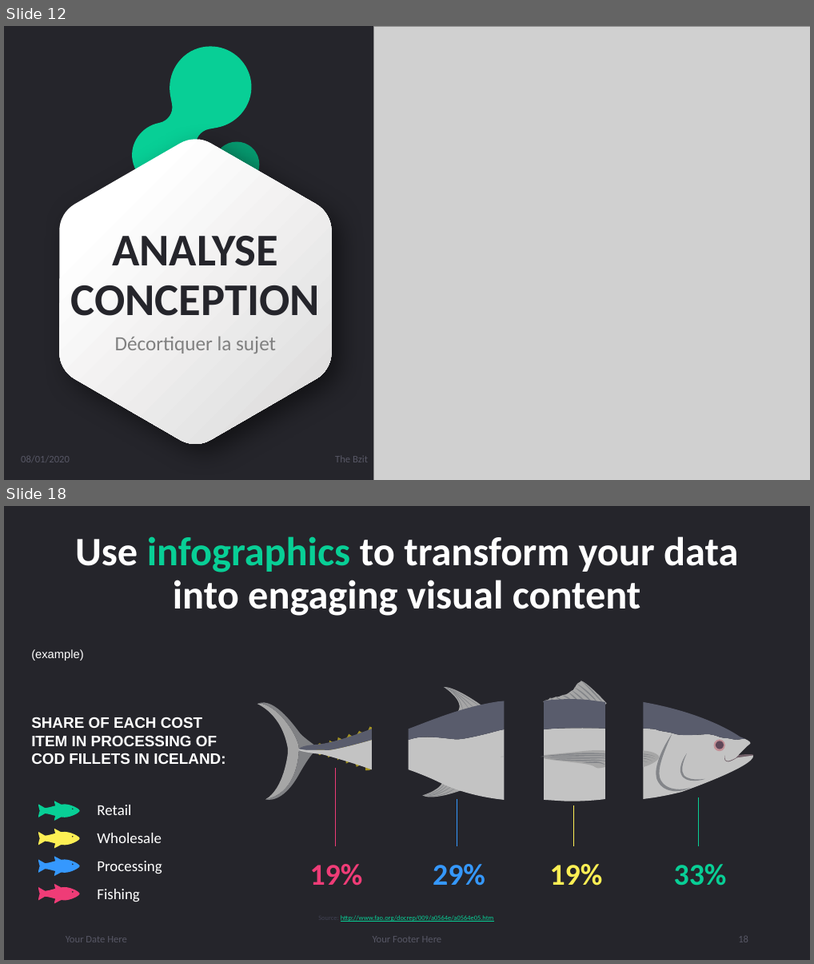
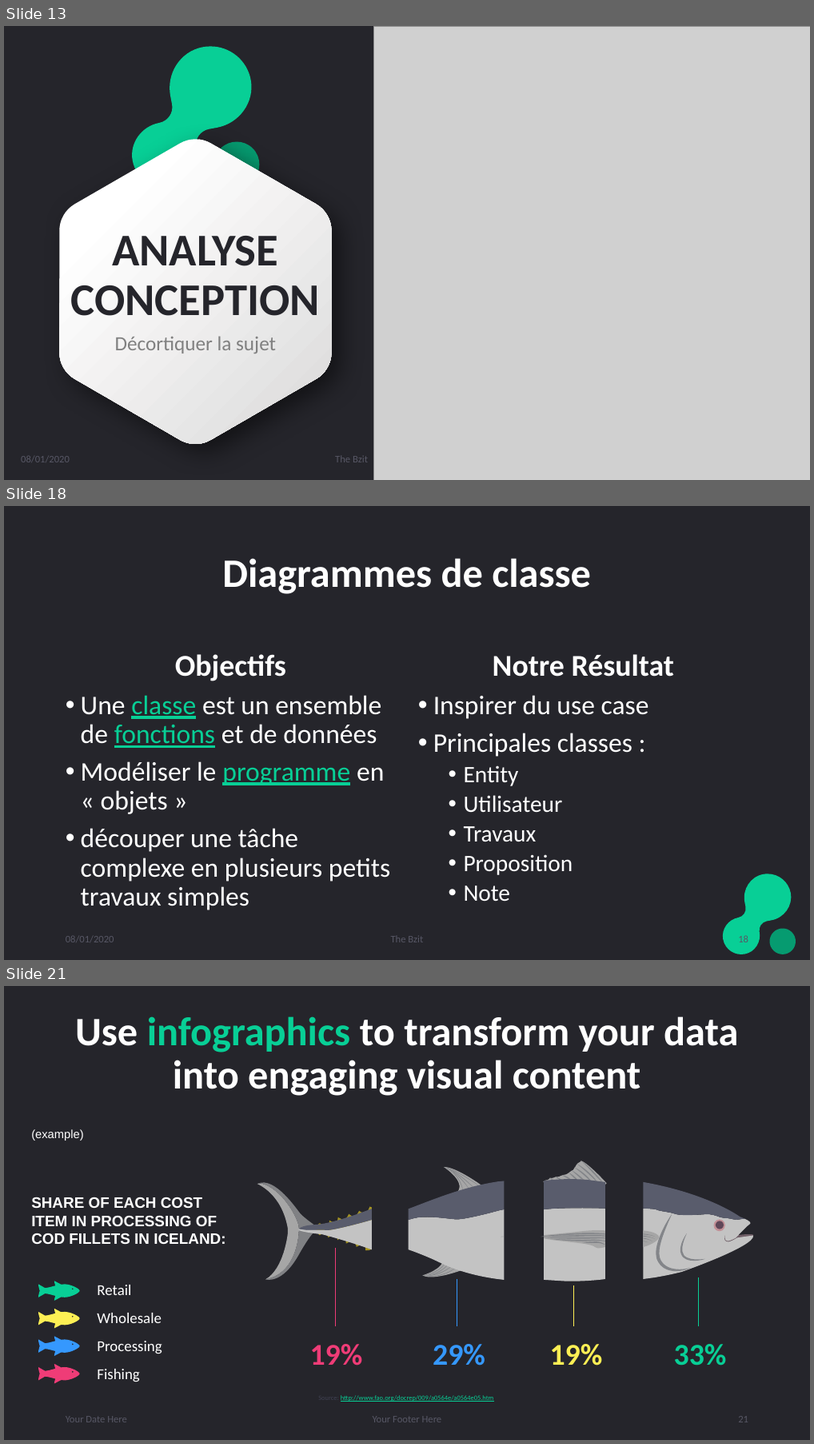
Before and after one commit to djuhnix/projet-s3, a slide deck: docs/Présentation projet soutenance.pptx. Shown one above the other, each under a label of ours: slides 12 and 18 before the commit, slides 13, 18 and 21 after it; the slides between them are not shown. The pictures are 814x964 and 814x1444 pixels, drawn with LibreOffice and Linux fonts; fonts in the diff are those of the drawing; grey boxes stand for pictures. Boxes give left, top, right and bottom in pixels: in the first picture for what was removed or moved away, otherwise in the second. Text is boxed around its words. In the diff, an @@ line names an element or a change of style, - is before the commit and + after.

```diff
--- a/docs/Présentation projet soutenance.pptx
+++ b/docs/Présentation projet soutenance.pptx
@@ slide 18 added at box(4, 506, 810, 960), background #25252B @@
@@ title added at box(222, 558, 591, 594), 48 pt, text #FFFFFF, bold @@
+Diagrammes de classe
@@ text added at box(81, 654, 390, 910), 32 pt, text #FFFFFF @@
+Objectifs
+• Une classe est un ensemble de fonctions et de données
+• Modéliser le programme en « objets »
+• découper une tâche complexe en plusieurs petits travaux simples
@@ text added at box(434, 654, 674, 900), 28 pt, text #FFFFFF @@
+Notre Résultat
+• Inspirer du use case
+• Principales classes :
+  • Entity
+  • Utilisateur
+  • Travaux
+  • Proposition
+  • Note
@@ freeform shape added at box(722, 874, 794, 956), fill #08CF96 @@
@@ text added at box(66, 936, 114, 942), 12 pt, text #575765 @@
+08/01/2020
@@ text added at box(391, 936, 423, 942), 12 pt, text #575765 @@
+The Bzit
@@ page number added at box(738, 935, 749, 942), 12 pt, text #575765 @@
+18
@@ freeform shape added at box(770, 928, 798, 956), fill #069B71 @@
@@ what was slide 12 is now slide 13 @@
@@ what was slide 18 is now slide 21 @@
@@ page number at box(738, 1416, 749, 1422): text changed @@
-18
+21
```
Also in this commit, not shown: 3 slides changed, 4 other slides added, 2 slides removed, 4 other files.
